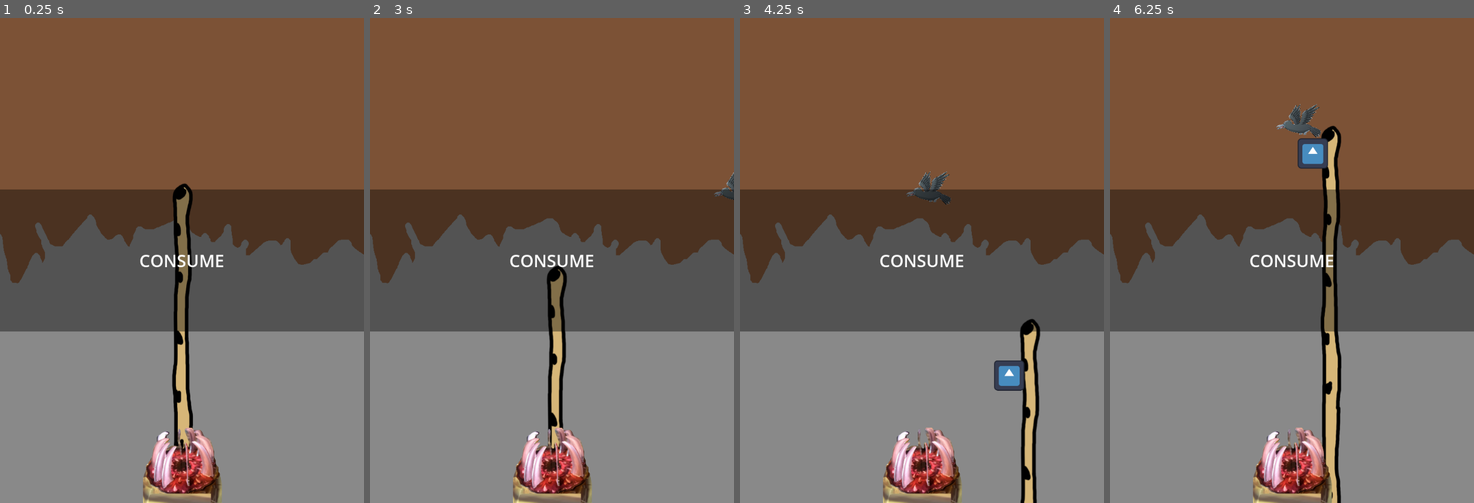
Above: before the commit, frames 1-4 (left to right).
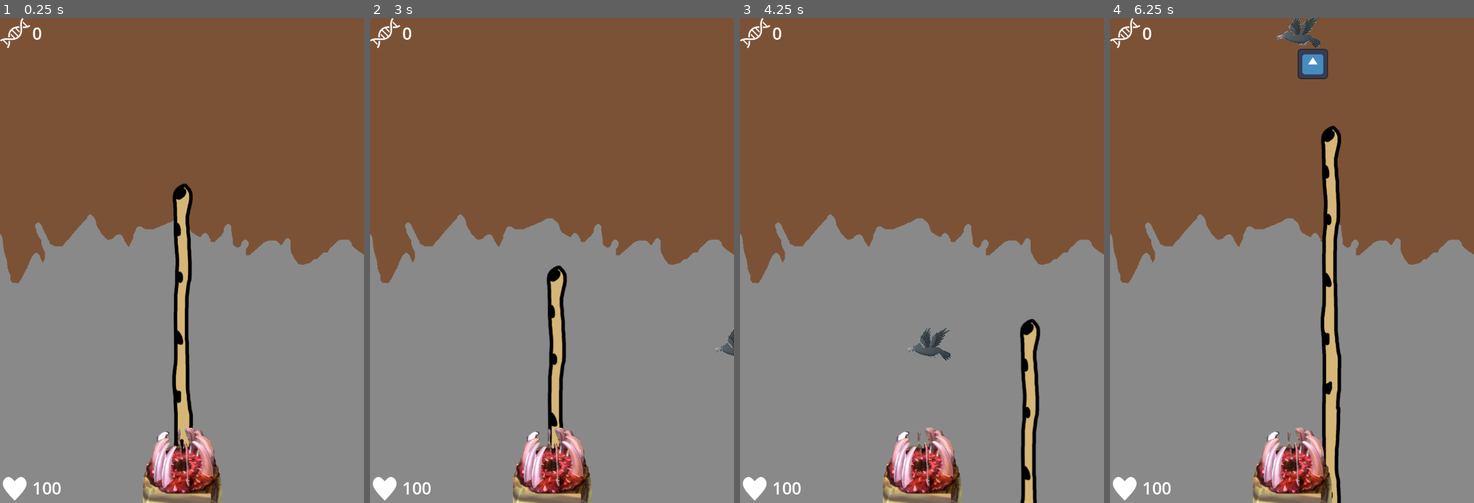
Above: after the commit, the same moments.

Repository: DamienKusters/gmtk2024jam
Game: Godot game, scene res://stage.tscn
Two runs of this game, one before a commit and one after it. Both use one fixed random seed, a clock stepped at 60 frames per second and the inputs below. The engine's default icon, where the game draws it, is replaced by a stand-in: a white triangle on a blue panel in a dark square.
Inputs (mouse positions are in pixels of both pictures, inside the frame that each line leads up to):
- Up to frame 1 (0.25 s): no input
- Up to frame 2 (3 s): move the mouse to (632, 236) at 0.52 s; press the mouse at (632, 236) at 0.53 s; release the mouse at (632, 236) at 1.25 s; drag from (479, 284) to (632, 236) at 1.27 s; move the mouse to (588, 153) at 2.02 s; press the mouse at (588, 153) at 2.03 s; release the mouse at (588, 153) at 2.75 s; drag from (533, 357) to (588, 153) at 2.77 s
- Up to frame 3 (4.25 s): move the mouse to (1031, 333) at 3.52 s; press the mouse at (1031, 333) at 3.53 s
- Up to frame 4 (6.25 s): release the mouse at (1401, 333) at 4.25 s; drag from (1182, 187) to (1292, 464) at 4.27 s; move the mouse to (1310, 260) at 5.02 s; press the mouse at (1310, 260) at 5.03 s; release the mouse at (1310, 260) at 5.75 s; drag from (1237, 139) to (1368, 119) at 5.77 s

The runs differ from the first frame. In frame 1, 29% of the frame differs, in the area x 0-100%, y 0-100%; in frame 2, 30%; in frame 3, 31%; in frame 4, 31%.

Commit message:
feat: growth

Diff:
--- /dev/null
+++ b/background.gd
@@ -0,0 +1,15 @@
+extends Sprite2D
+
+const GROWTH_SPEED = 3
+
+var growth_position = Vector2.ZERO
+
+func _ready():
+	Game.dna_updated.connect(animate_growth_position)
+
+var _position_tween: Tween
+func animate_growth_position(dna_score: int):
+	growth_position += Vector2(0, Game.DNA_SCORE_HEIGHT_VALUE * dna_score)
+	var _tween = Game.animate(self, _position_tween)
+	_tween.tween_property(self, "position", growth_position, GROWTH_SPEED)
+	_tween.set_ease(Tween.EASE_OUT)
--- a/camera_2d.gd
+++ b/camera_2d.gd
@@ -1,6 +1,3 @@
 extends Camera2D
 
 @onready var kraken = $"../Kraken"
-
-func _ready() -> void:
-	kraken.entity_eaten.connect(func(): $AnimationPlayer.play("shake"))
--- a/entities/entities.gd
+++ b/entities/entities.gd
@@ -1,6 +1,8 @@
 extends Node2D
 
 @onready var spawner = %Spawner
+
+const GROWTH_SPEED = 3
 
 var entities = [
 	preload("res://entities/bird/bird.tscn")
--- a/entities/entity.gd
+++ b/entities/entity.gd
@@ -1,8 +1,12 @@
 extends Node2D
 class_name Entity
 
+var dna_score = 1
+
+# Flags
 var grabbed = false
 
 func eat():
 	grabbed = false
+	Game.dna_score += dna_score
 	queue_free()
--- a/game.gd
+++ b/game.gd
@@ -1,4 +1,13 @@
 extends Node
+
+signal dna_updated
+
+const DNA_SCORE_HEIGHT_VALUE = 50
+
+var dna_score = 0:
+	set(value):
+		dna_score = value
+		dna_updated.emit(dna_score)
 
 func animate(_parent: Node, _tween: Tween):
 	if _tween:
--- a/projectiles/falling_projectile/falling_projectile.tscn
+++ b/projectiles/falling_projectile/falling_projectile.tscn
@@ -2,7 +2,7 @@
 
 [ext_resource type="Texture2D" uid="uid://dclily7hswetn" path="res://icon.svg" id="1_6uesc"]
 [ext_resource type="Script" path="res://projectiles/falling_projectile/falling_projectile.gd" id="1_dwtjd"]
-[ext_resource type="Shape2D" uid="uid://c0w0dustt4uo2" path="res://Resources/colliders/projectile_collider.tres" id="2_2ebdg"]
+[ext_resource type="Shape2D" uid="uid://c0w0dustt4uo2" path="res://resources/colliders/projectile_collider.tres" id="2_2ebdg"]
 
 [node name="FallingProjectile" type="Node2D"]
 script = ExtResource("1_dwtjd")
--- a/stage.tscn
+++ b/stage.tscn
@@ -1,11 +1,27 @@
-[gd_scene load_steps=10 format=3 uid="uid://bnubx0ihljvfy"]
+[gd_scene load_steps=11 format=3 uid="uid://bnubx0ihljvfy"]
 
 [ext_resource type="PackedScene" uid="uid://bfbuk5380yvww" path="res://kraken/kraken.tscn" id="1_biqms"]
 [ext_resource type="Texture2D" uid="uid://dyr4hg0ofvj18" path="res://stages/grass_stage/background.png" id="1_fgkqi"]
+[ext_resource type="Script" path="res://background.gd" id="2_4lvxb"]
 [ext_resource type="Script" path="res://camera_2d.gd" id="2_7adwt"]
 [ext_resource type="Script" path="res://entities/spawner/spawner.gd" id="4_3q3ru"]
 [ext_resource type="Script" path="res://entities/entities.gd" id="5_vt61d"]
-[ext_resource type="Theme" uid="uid://b758yjx3y8pnn" path="res://theme.tres" id="6_1liys"]
+[ext_resource type="PackedScene" uid="uid://ctdo50qeghewk" path="res://ui/ui.tscn" id="6_86i1h"]
+
+[sub_resource type="Animation" id="Animation_dhwlv"]
+length = 0.001
+tracks/0/type = "value"
+tracks/0/imported = false
+tracks/0/enabled = true
+tracks/0/path = NodePath(".:offset")
+tracks/0/interp = 1
+tracks/0/loop_wrap = true
+tracks/0/keys = {
+"times": PackedFloat32Array(0),
+"transitions": PackedFloat32Array(1),
+"update": 0,
+"values": [Vector2(0, 0)]
+}
 
 [sub_resource type="Animation" id="Animation_vpk5c"]
 resource_name = "shake"
@@ -23,21 +39,6 @@
 "values": [Vector2(10, 0), Vector2(0, 0), Vector2(-10, 0), Vector2(10, 0), Vector2(0, 0), Vector2(0, 0)]
 }
 
-[sub_resource type="Animation" id="Animation_dhwlv"]
-length = 0.001
-tracks/0/type = "value"
-tracks/0/imported = false
-tracks/0/enabled = true
-tracks/0/path = NodePath(".:offset")
-tracks/0/interp = 1
-tracks/0/loop_wrap = true
-tracks/0/keys = {
-"times": PackedFloat32Array(0),
-"transitions": PackedFloat32Array(1),
-"update": 0,
-"values": [Vector2(0, 0)]
-}
-
 [sub_resource type="AnimationLibrary" id="AnimationLibrary_b2pgm"]
 _data = {
 "RESET": SubResource("Animation_dhwlv"),
@@ -49,6 +50,7 @@
 [node name="Background" type="Sprite2D" parent="."]
 texture = ExtResource("1_fgkqi")
 offset = Vector2(0, -2500)
+script = ExtResource("2_4lvxb")
 
 [node name="Camera2D" type="Camera2D" parent="."]
 position = Vector2(0, -514)
@@ -60,6 +62,7 @@
 }
 
 [node name="Kraken" parent="." instance=ExtResource("1_biqms")]
+unique_name_in_owner = true
 position = Vector2(0, -1028)
 
 [node name="Entities" type="Node2D" parent="."]
@@ -77,7 +80,7 @@
 [node name="A" type="Node2D" parent="Entities/Spawner/A"]
 
 [node name="B" type="Node2D" parent="Entities/Spawner/A"]
-position = Vector2(0, 650)
+position = Vector2(0, 720)
 
 [node name="B" type="Node2D" parent="Entities/Spawner"]
 position = Vector2(684, 0)
@@ -86,7 +89,7 @@
 [node name="A" type="Node2D" parent="Entities/Spawner/B"]
 
 [node name="B" type="Node2D" parent="Entities/Spawner/B"]
-position = Vector2(0, 650)
+position = Vector2(0, 720)
 
 [node name="Timer" type="Timer" parent="Entities"]
 wait_time = 2.0
@@ -94,59 +97,6 @@
 
 [node name="CanvasLayer" type="CanvasLayer" parent="."]
 
-[node name="Ui" type="Control" parent="CanvasLayer"]
-layout_mode = 3
-anchors_preset = 15
-anchor_right = 1.0
-anchor_bottom = 1.0
-grow_horizontal = 2
-grow_vertical = 2
-theme = ExtResource("6_1liys")
-
-[node name="Top" type="Control" parent="CanvasLayer/Ui"]
-anchors_preset = 0
-offset_right = 40.0
-offset_bottom = 40.0
-
-[node name="Mid" type="Control" parent="CanvasLayer/Ui"]
-anchors_preset = 0
-offset_right = 40.0
-offset_bottom = 40.0
-
-[node name="Bot" type="Control" parent="CanvasLayer/Ui"]
-layout_mode = 3
-anchors_preset = 0
-offset_right = 40.0
-offset_bottom = 40.0
-
-[node name="NotificationPopup" type="Control" parent="CanvasLayer/Ui"]
-custom_minimum_size = Vector2(0, 300)
-layout_mode = 1
-anchors_preset = 14
-anchor_top = 0.5
-anchor_right = 1.0
-anchor_bottom = 0.5
-grow_horizontal = 2
-grow_vertical = 2
-
-[node name="ColorRect" type="ColorRect" parent="CanvasLayer/Ui/NotificationPopup"]
-layout_mode = 1
-anchors_preset = 15
-anchor_right = 1.0
-anchor_bottom = 1.0
-grow_horizontal = 2
-grow_vertical = 2
-color = Color(0, 0, 0, 0.392157)
-
-[node name="Label" type="Label" parent="CanvasLayer/Ui/NotificationPopup"]
-layout_mode = 1
-anchors_preset = 15
-anchor_right = 1.0
-anchor_bottom = 1.0
-grow_horizontal = 2
-grow_vertical = 2
-text = "CONSUME"
-horizontal_alignment = 1
-vertical_alignment = 1
+[node name="Ui" parent="CanvasLayer" instance=ExtResource("6_86i1h")]
 
 [connection signal="timeout" from="Entities/Timer" to="Entities" method="_on_timer_timeout"]
--- /dev/null
+++ b/ui/notification_popup.tscn
@@ -0,0 +1,31 @@
+[gd_scene format=3 uid="uid://74qpdp3li0ju"]
+
+[node name="NotificationPopup" type="Control"]
+custom_minimum_size = Vector2(0, 300)
+layout_mode = 3
+anchors_preset = 14
+anchor_top = 0.5
+anchor_right = 1.0
+anchor_bottom = 0.5
+grow_horizontal = 2
+grow_vertical = 2
+
+[node name="ColorRect" type="ColorRect" parent="."]
+layout_mode = 1
+anchors_preset = 15
+anchor_right = 1.0
+anchor_bottom = 1.0
+grow_horizontal = 2
+grow_vertical = 2
+color = Color(0, 0, 0, 0.392157)
+
+[node name="Label" type="Label" parent="."]
+layout_mode = 1
+anchors_preset = 15
+anchor_right = 1.0
+anchor_bottom = 1.0
+grow_horizontal = 2
+grow_vertical = 2
+text = "CONSUME"
+horizontal_alignment = 1
+vertical_alignment = 1
--- /dev/null
+++ b/ui/ui.gd
@@ -0,0 +1,4 @@
+extends Control
+
+func _ready() -> void:
+	Game.dna_updated.connect(func(value): %DnaScore.text = str(value))
--- /dev/null
+++ b/ui/ui.tscn
@@ -0,0 +1,54 @@
+[gd_scene load_steps=5 format=3 uid="uid://ctdo50qeghewk"]
+
+[ext_resource type="Theme" uid="uid://b758yjx3y8pnn" path="res://theme.tres" id="1_b3xyy"]
+[ext_resource type="Script" path="res://ui/ui.gd" id="2_y8im7"]
+[ext_resource type="Texture2D" uid="uid://faht8oaby07a" path="res://ui/dna.png" id="3_gjyii"]
+[ext_resource type="Texture2D" uid="uid://domramh4ht76n" path="res://ui/lives.png" id="4_d1r2g"]
+
+[node name="Ui" type="Control"]
+layout_mode = 3
+anchors_preset = 15
+anchor_right = 1.0
+anchor_bottom = 1.0
+grow_horizontal = 2
+grow_vertical = 2
+theme = ExtResource("1_b3xyy")
+script = ExtResource("2_y8im7")
+
+[node name="Grid" type="VBoxContainer" parent="."]
+layout_mode = 1
+anchors_preset = 15
+anchor_right = 1.0
+anchor_bottom = 1.0
+grow_horizontal = 2
+grow_vertical = 2
+theme_override_constants/separation = 0
+
+[node name="Top" type="HBoxContainer" parent="Grid"]
+custom_minimum_size = Vector2(0, 60)
+layout_mode = 2
+
+[node name="TextureRect" type="TextureRect" parent="Grid/Top"]
+layout_mode = 2
+texture = ExtResource("3_gjyii")
+
+[node name="DnaScore" type="Label" parent="Grid/Top"]
+unique_name_in_owner = true
+layout_mode = 2
+text = "0"
+
+[node name="Mid" type="Control" parent="Grid"]
+layout_mode = 2
+size_flags_vertical = 3
+
+[node name="Bot" type="HBoxContainer" parent="Grid"]
+custom_minimum_size = Vector2(0, 60)
+layout_mode = 2
+
+[node name="TextureRect" type="TextureRect" parent="Grid/Bot"]
+layout_mode = 2
+texture = ExtResource("4_d1r2g")
+
+[node name="Lives" type="Label" parent="Grid/Bot"]
+layout_mode = 2
+text = "100"
Binary file added: ui/dna.png
Not shown, added: ui/dna.png.import
Binary file added: ui/lives.png
Not shown, added: ui/lives.png.import
